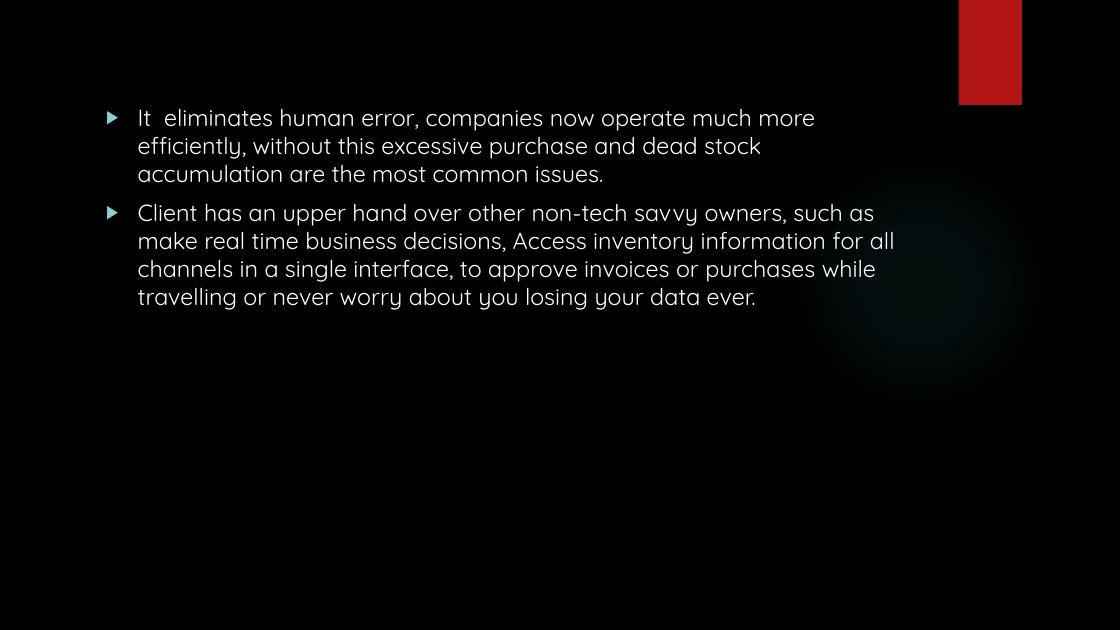
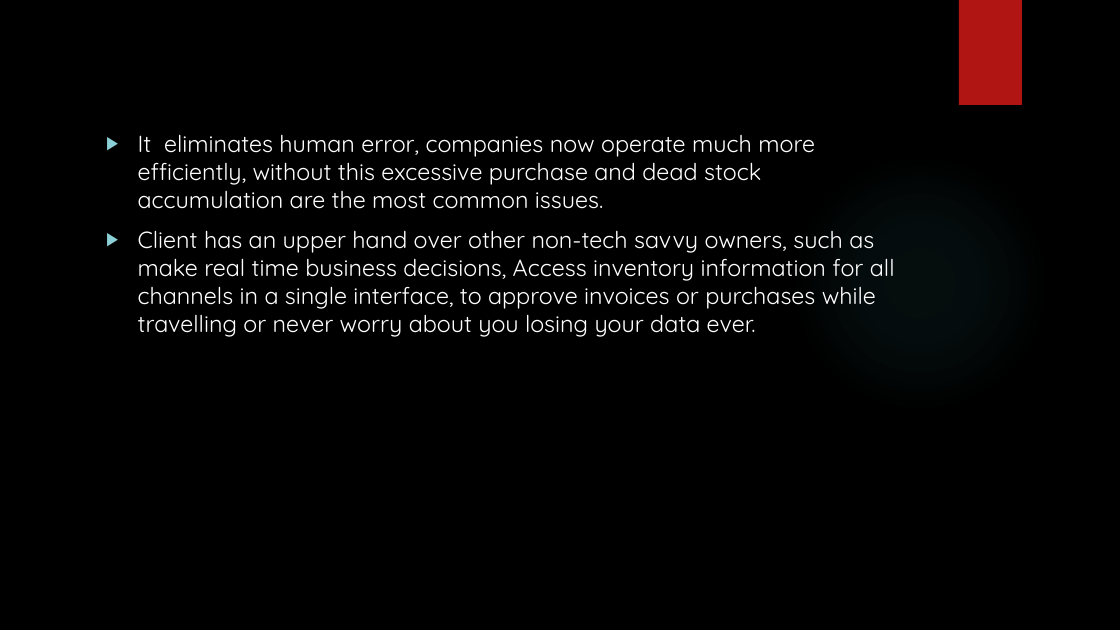
Before and after one commit to Vaishnav29/Digital-marketing, a slide deck: slide 34 of Final Folder/DIGITAL MARKETING.pptx (slide 33 before the commit). Drawn at 1120x630 pixels with LibreOffice and Linux fonts; fonts in the diff are those of the drawing; background and template pictures are left out. Boxes give left, top, right and bottom in pixels: in the first picture for what was removed or moved away, otherwise in the second. Text is boxed around its words. In the diff, an @@ line names an element or a change of style, - is before the commit and + after.

```diff
--- a/Final Folder/DIGITAL MARKETING.pptx
+++ b/Final Folder/DIGITAL MARKETING.pptx
@@ text "It eliminates human error, companies ...": place and size @@
-text "It eliminates human error, companies ..." at [138, 108, 895, 310]
+text "It eliminates human error, companies ..." at [138, 134, 895, 337]
```
Also in this commit, not shown: 17 other slides changed, 1 slide added.
